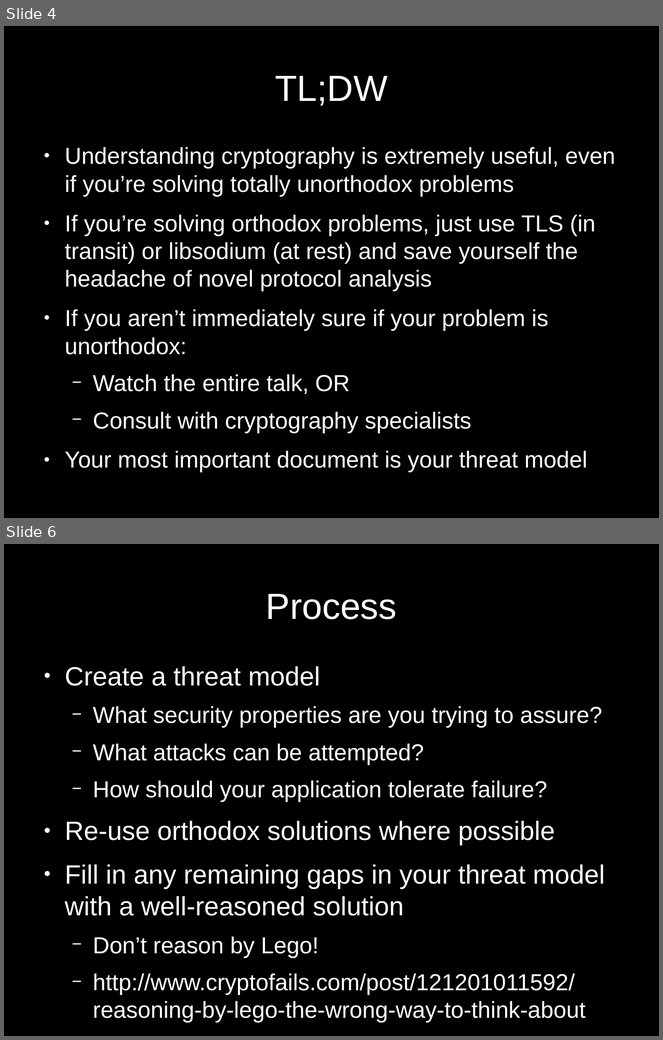
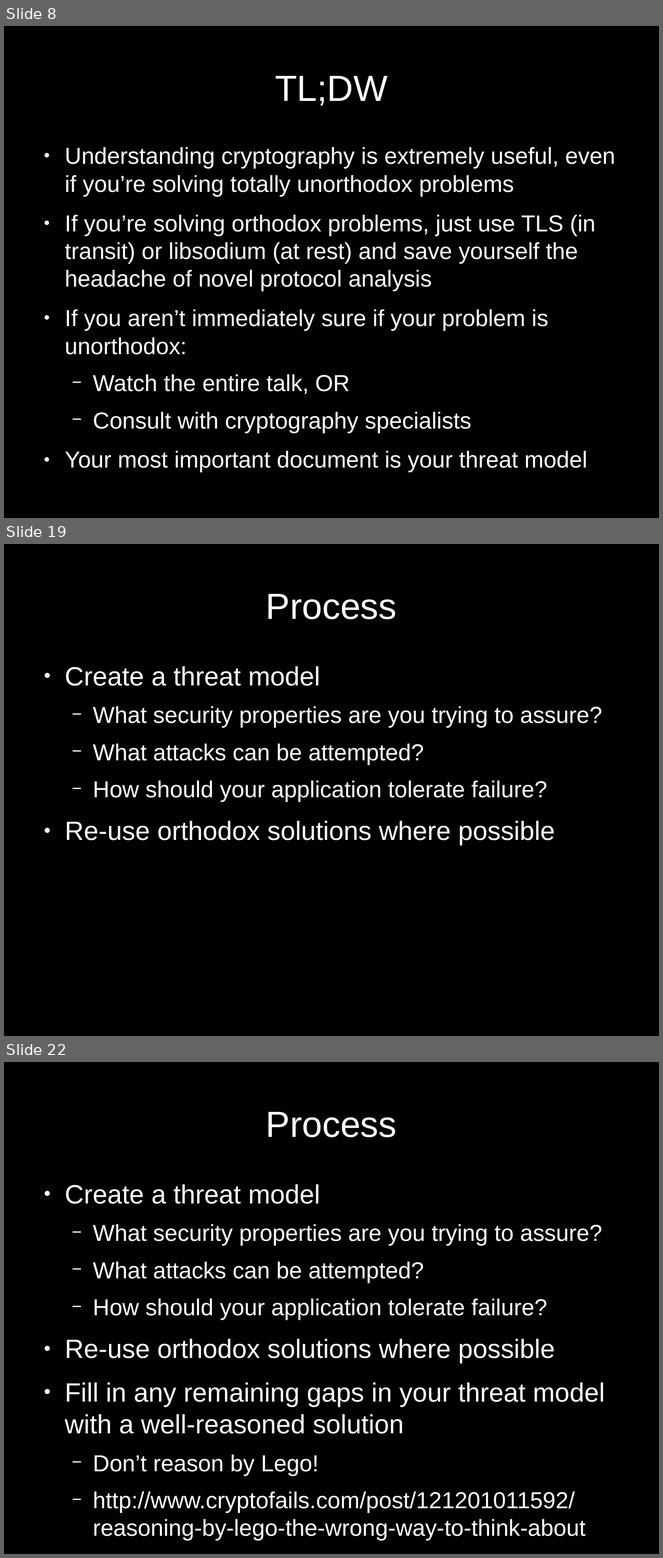
Before and after one commit to paragonie/bsidesorl-2017, a slide deck: talk/20170408-BsidesOrlando-ScottArciszewski.odp. Shown one above the other, each under a label of ours: slides 4 and 6 before the commit, slides 8, 19 and 22 after it; the slides between them are not shown. The pictures are 663x1040 and 663x1558 pixels, drawn with LibreOffice and Linux fonts; fonts in the diff are those of the drawing. Boxes give left, top, right and bottom in pixels: in the first picture for what was removed or moved away, otherwise in the second. Text is boxed around its words. In the diff, an @@ line names an element or a change of style, - is before the commit and + after.

```diff
--- a/talk/20170408-BsidesOrlando-ScottArciszewski.odp
+++ b/talk/20170408-BsidesOrlando-ScottArciszewski.odp
@@ slide 19 added at [4,544,659,1036], background #000000 @@
@@ title added at [266,594,397,619], 44 pt, text #FFFFFF @@
+Process
@@ text added at [65,666,603,846], 28 pt, text #FFFFFF @@
+● Create a threat model
+  − What security properties are you trying to assure?
+  − What attacks can be attempted?
+  − How should your application tolerate failure?
+● Re-use orthodox solutions where possible
@@ what was slide 4 is now slide 8 @@
@@ what was slide 6 is now slide 22 @@
```
Also in this commit, not shown: 6 slides changed, 93 other slides added, 1 slide removed, 1 other file.
